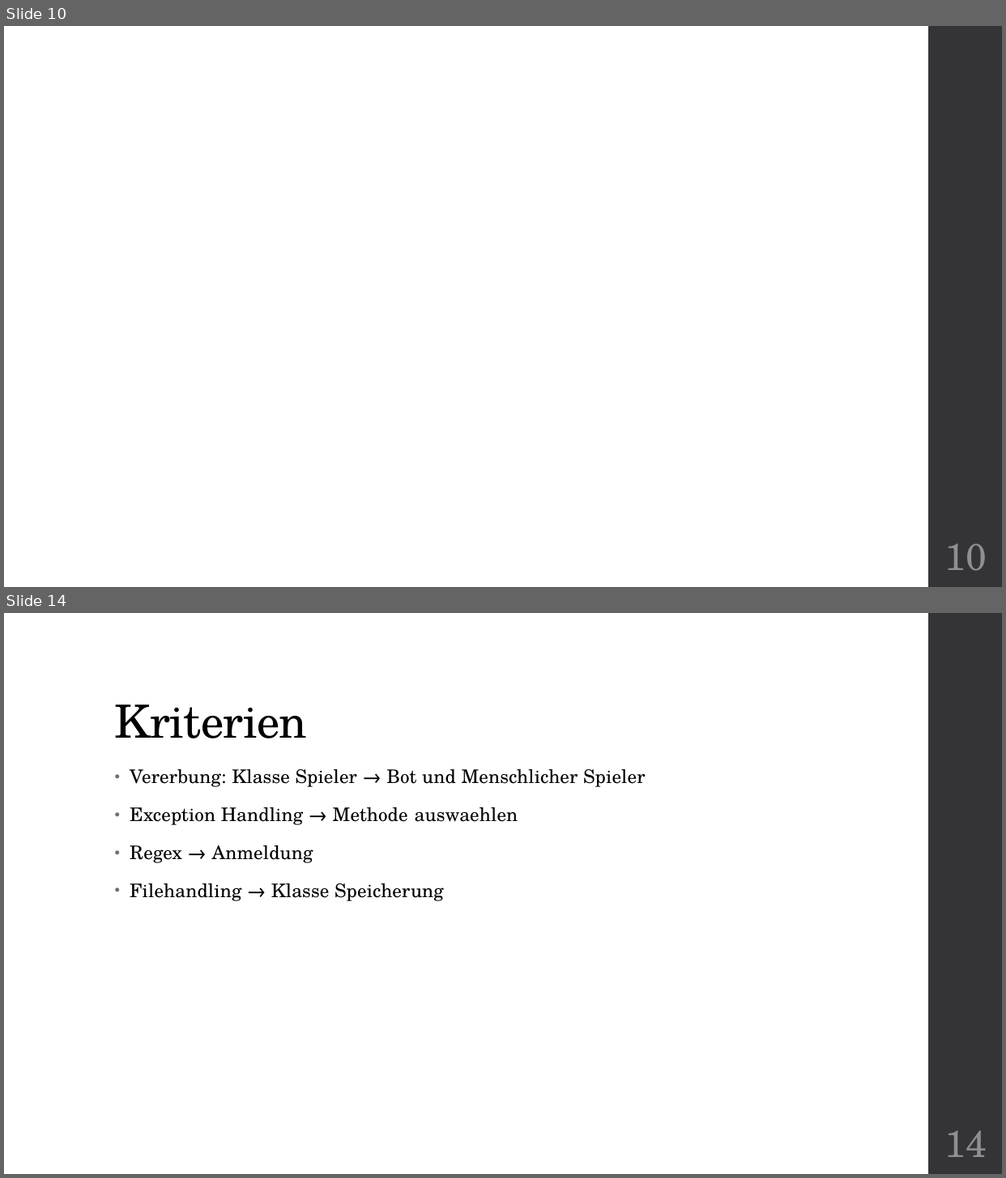
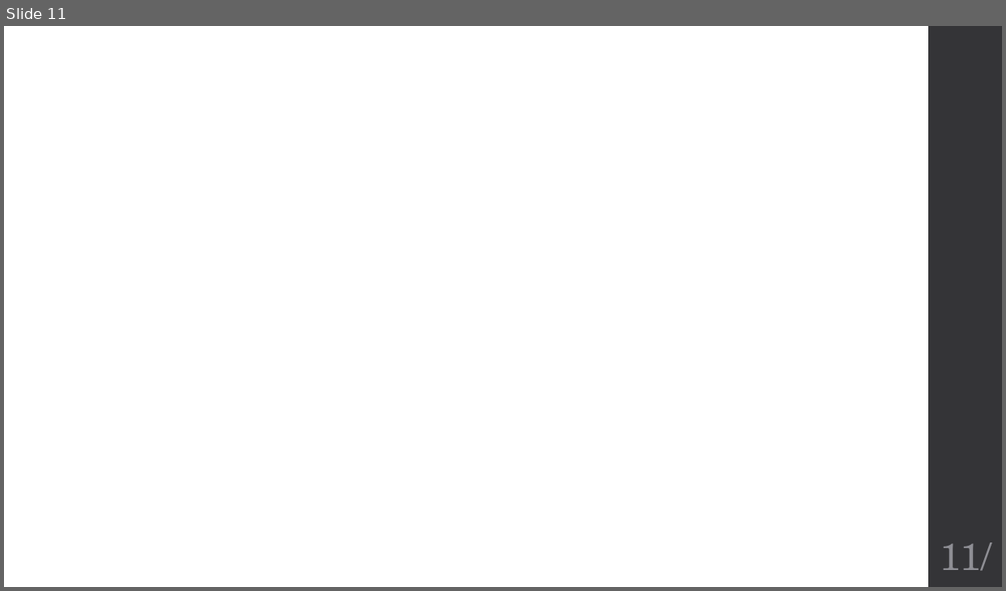
Before and after one commit to Wutze0/Mensch_Aergere_Dich_Nicht, a slide deck: MenschAergereDichNicht.pptx. Shown one above the other, each under a label of ours: slides 10 and 14 before the commit, slide 11 after it; the slides between them are not shown. The pictures are 1006x1178 and 1006x591 pixels, drawn with LibreOffice and Linux fonts; fonts in the diff are those of the drawing; background and template pictures are left out. Boxes give left, top, right and bottom in pixels: in the first picture for what was removed or moved away, otherwise in the second. Text is boxed around its words. In the diff, an @@ line names an element or a change of style, - is before the commit and + after.

```diff
--- a/MenschAergereDichNicht.pptx
+++ b/MenschAergereDichNicht.pptx
@@ slide 14 removed at (x1=4, y1=613, x2=1002, y2=1174), background #FFFFFF; not listed: 1 template element that a slide beside it also shows @@
@@ title removed at (x1=115, y1=705, x2=308, y2=739) @@
-Kriterien
@@ text removed at (x1=130, y1=769, x2=645, y2=901) @@
-• Vererbung: Klasse Spieler → Bot und Menschlicher Spieler
-• Exception Handling → Methode auswaehlen
-• Regex → Anmeldung
-• Filehandling → Klasse Speicherung
@@ page number removed at (x1=945, y1=1131, x2=987, y2=1157) @@
-14
@@ what was slide 10 is now slide 11 @@
@@ page number at (x1=940, y1=543, x2=991, y2=571): text changed @@
-10
+11/
```
Also in this commit, not shown: 8 slides changed, 16 slides added, 2 other slides removed, 2 other files.
